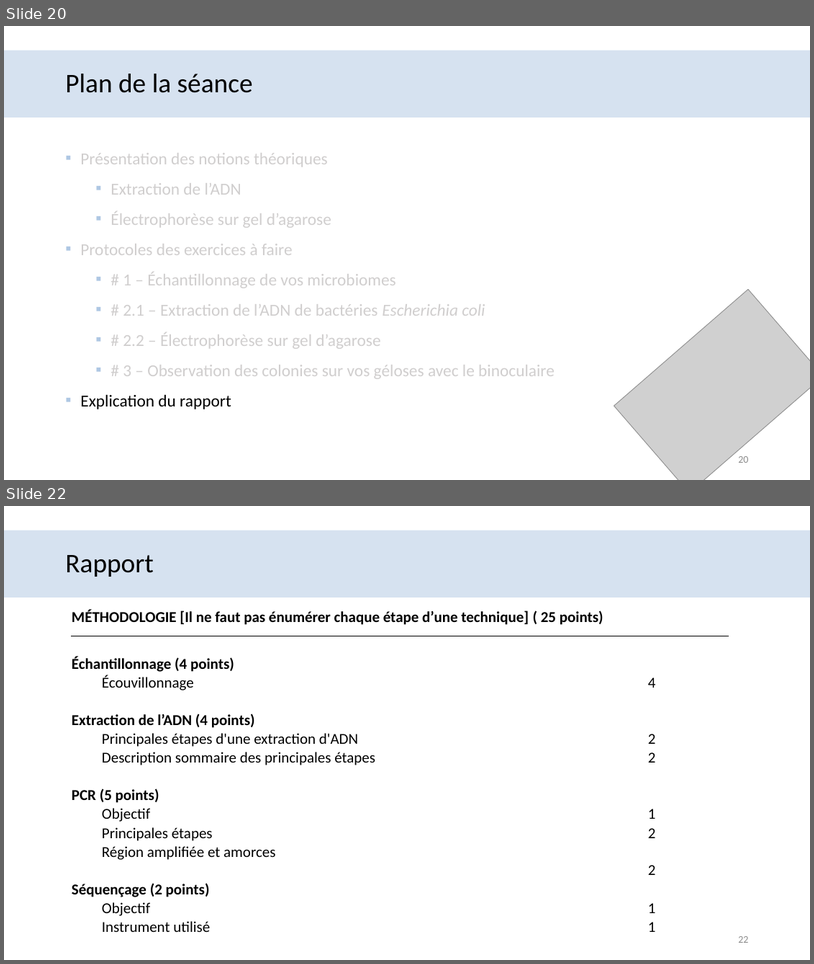
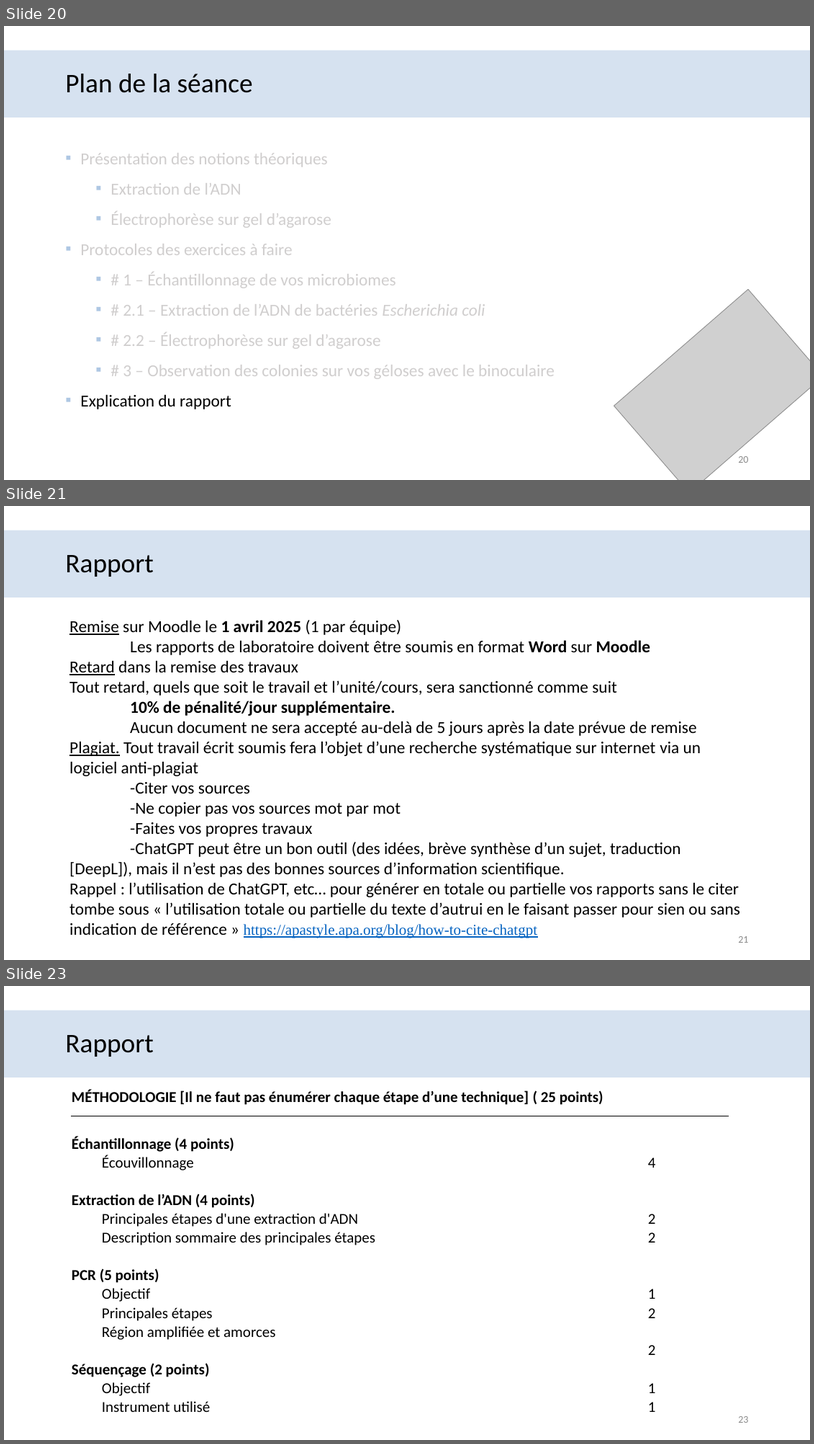
Before and after one commit to ShyGuy509/bio1410_2025, a slide deck: BIO1410_labo-2.pptx. Shown one above the other, each under a label of ours: slides 20 and 22 before the commit, slides 20, 21 and 23 after it; the slides between them are not shown. The pictures are 814x964 and 814x1444 pixels, drawn with LibreOffice and Linux fonts; fonts in the diff are those of the drawing; grey boxes stand for pictures; background and template pictures are left out. Boxes give left, top, right and bottom in pixels: in the first picture for what was removed or moved away, otherwise in the second. Text is boxed around its words. In the diff, an @@ line names an element or a change of style, - is before the commit and + after.

Commit message:
additions de chatgpt

```diff
--- a/BIO1410_labo-2.pptx
+++ b/BIO1410_labo-2.pptx
@@ slide 21 added at (x1=4, y1=506, x2=810, y2=960), background #FFFFFF; not listed: 1 template element that a slide beside it also shows @@
@@ title added at (x1=65, y1=555, x2=153, y2=577), 32 pt, text #000000 @@
+Rapport
@@ text added at (x1=70, y1=620, x2=741, y2=938), 20 pt, text #000000 @@
+Remise sur Moodle le 1 avril 2025 (1 par équipe)
+Les rapports de laboratoire doivent être soumis en format Word sur Moodle
+Retard dans la remise des travaux
+Tout retard, quels que soit le travail et l’unité/cours, sera sanctionné comme suit
+10% de pénalité/jour supplémentaire.
+Aucun document ne sera accepté au-delà de 5 jours après la date prévue de remise
+Plagiat. Tout travail écrit soumis fera l’objet d’une recherche systématique sur internet via un logiciel anti-plagiat
+-Citer vos sources
+-Ne copier pas vos sources mot par mot
+-Faites vos propres travaux
+-ChatGPT peut être un bon outil (des idées, brève synthèse d’un sujet, traduction [DeepL]), mais il n’est pas des bonnes sources d’information scientifique.
+Rappel : l’utilisation de ChatGPT, etc… pour générer en totale ou partielle vos rapports sans le citer tombe sous « l’utilisation totale ou partielle du texte d’autrui en le faisant passer pour sien ou sans indication de référence » https://apastyle.apa.org/blog/how-to-cite-chatgpt
@@ page number added at (x1=738, y1=936, x2=748, y2=942), 12 pt, text #8C8C8C @@
+21
@@ what was slide 22 is now slide 23 @@
```
Also in this commit, not shown: 1 slide changed, 2 other files.
